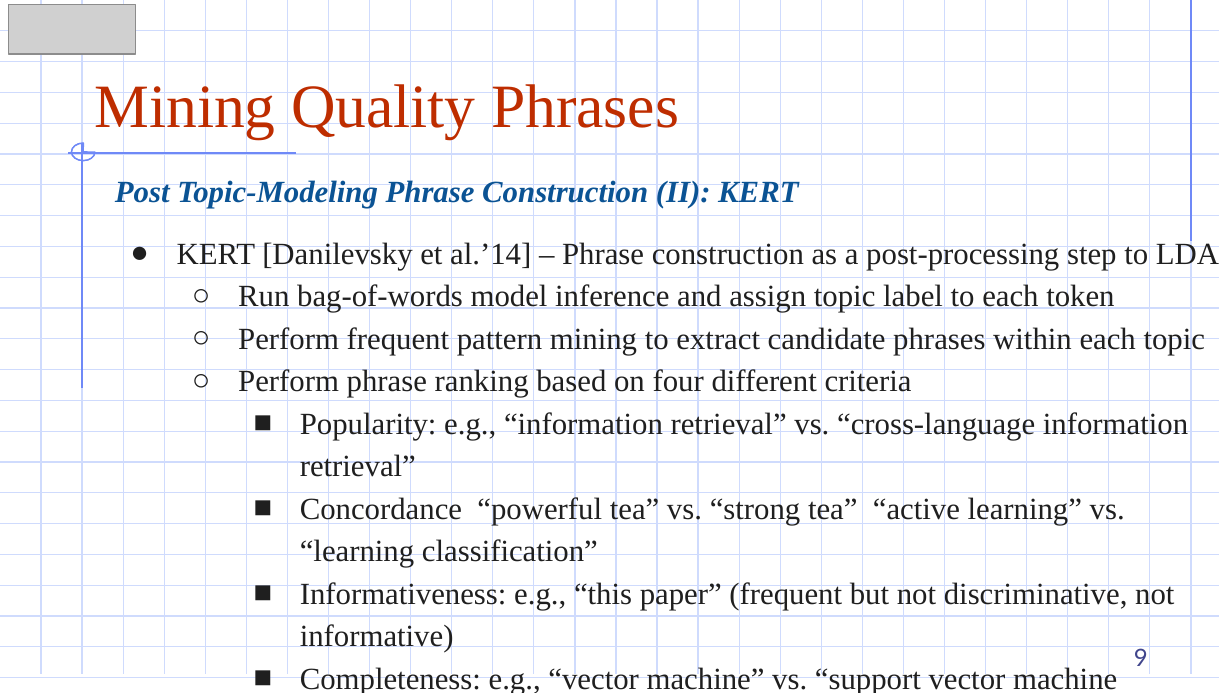
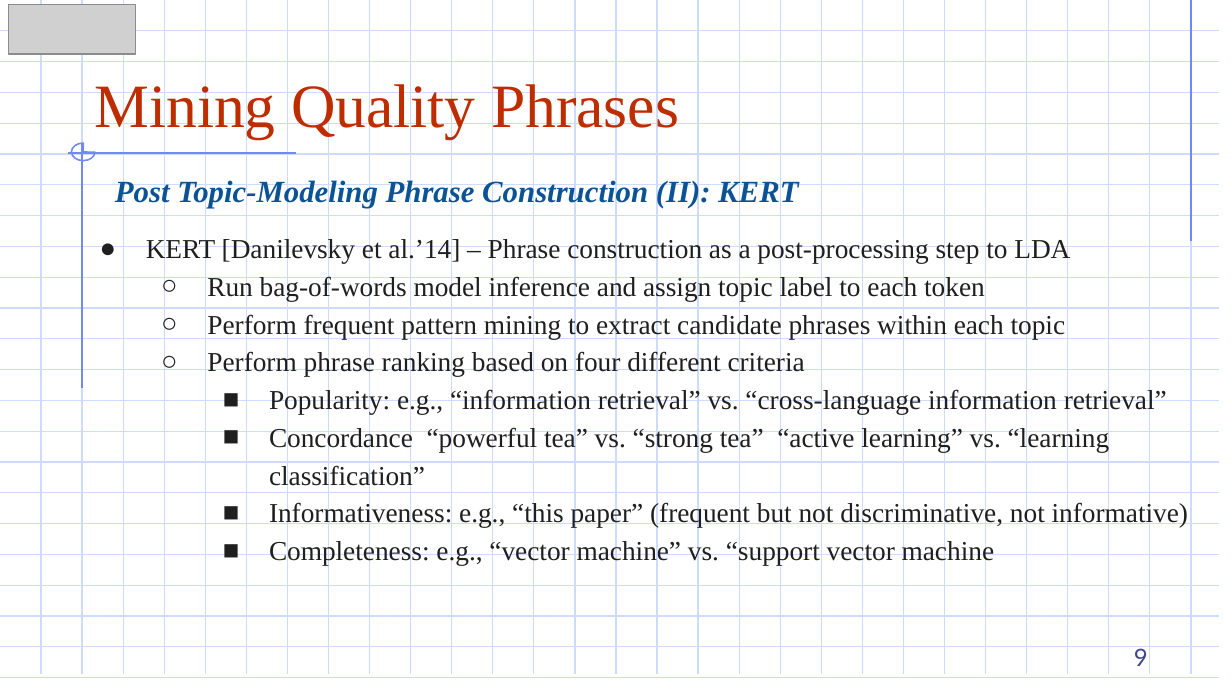
Before and after one commit to DazielNguyen/DBM302m, a slide deck: slide 9 of slides/Chapter 03/3.11 Mining Quality Phrases.pptx. Drawn at 1232x693 pixels with LibreOffice and Linux fonts; fonts in the diff are those of the drawing; grey boxes stand for pictures. Boxes give left, top, right and bottom in pixels: in the first picture for what was removed or moved away, otherwise in the second. Text is boxed around its words. In the diff, an @@ line names an element or a change of style, - is before the commit and + after.

```diff
--- a/slides/Chapter 03/3.11 Mining Quality Phrases.pptx
+++ b/slides/Chapter 03/3.11 Mining Quality Phrases.pptx
@@ text "KERT [Danilevsky et al.’14] – ..." moved from (x1=177, y1=240, x2=1219, y2=693) to (x1=146, y1=237, x2=1188, y2=565) @@
@@ text "KERT [Danilevsky et al.’14] – ..." at (x1=146, y1=237, x2=1188, y2=565): size 18 to 16 pt @@
```
Also in this commit, not shown: 6 other slides changed, 4 other files.
